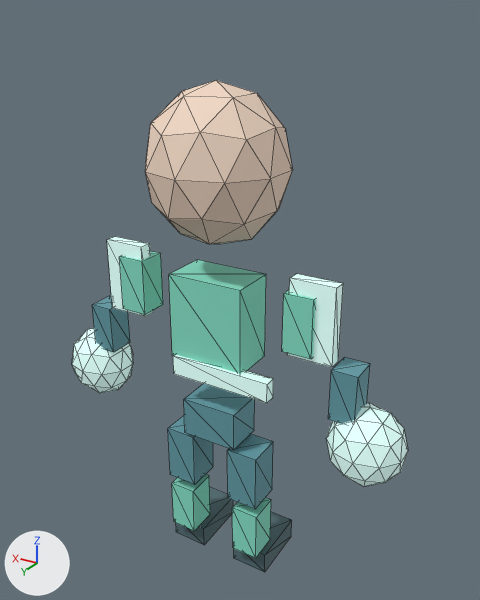
The glTF model game-godot/assets/characters/proxy/kaia-windrow.glb as it was, and as the next commit left it.
The view is the same before and after, from a camera (50 mm lens) standing at (-1.46, 2.24, 2.57) and looking at (-0.05, -0.1, 1.4). The lights are fixed; the arrows at lower left show +X, +Y and +Z. The picture after the commit comes second. Mesh edges are drawn as thin lines. Vertices at exactly the same position are counted once.

In view in the first picture: 'gale_sash', 'hand_L', 'hand_R', 'head_mesh', 'hips_mesh', 'lower_arm_L', 'torso_mesh', 'upper_arm_R', 'upper_leg_L', 'upper_leg_R', 'wing_sleeve_L', 'wing_sleeve_R' and 6 more.
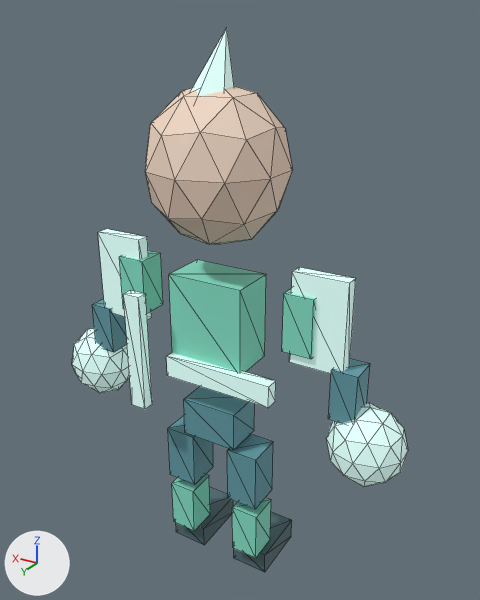
Diff of the bpy script that builds the scene:
```diff
--- a/game-godot/assets/characters/proxy/kaia-windrow.glb.py
+++ b/game-godot/assets/characters/proxy/kaia-windrow.glb.py
@@ me_cube_012 @@
 # used by ob_gale_sash; location = (0.0, 0.0, 0.0)
-me_cube_012.from_pydata(...)  # 8 vertices, 12 faces; spans x -0.32..0.16, y 0.073..0.127, z 1.075..1.165
+me_cube_012.from_pydata(...)  # 8 vertices, 12 faces; spans x -0.34..0.18, y 0.09..0.15, z 1.07..1.17
+# me_cube_012 part 1: the whole mesh is scaled about its middle by (1.08, 1.09, 1.11), then moved by (0.0, 0.02, 0.0)
 me_cube_012.materials.append(mat_kaia_windrow_accent)
@@ me_cube_013 @@
 # used by ob_wing_sleeve_l; location = (0.0, 0.0, 0.0)
-me_cube_013.from_pydata(...)  # 8 vertices, 12 faces; spans x -0.57..-0.37, y -0.01..0.05, z 1.28..1.62
+me_cube_013.from_pydata(...)  # 8 vertices, 12 faces; spans x -0.62..-0.38, y -0.01..0.05, z 1.25..1.65
+# me_cube_013 part 2: the whole mesh is scaled about its middle by (1.2, 1, 1.18), then moved by (-0.03, 0.0, 0.0)
 me_cube_013.materials.append(mat_kaia_windrow_accent)
@@ me_cube_014 @@
 # used by ob_wing_sleeve_r; location = (0.0, 0.0, 0.0)
-me_cube_014.from_pydata(...)  # 8 vertices, 12 faces; spans x 0.37..0.57, y -0.01..0.05, z 1.28..1.62
+me_cube_014.from_pydata(...)  # 8 vertices, 12 faces; spans x 0.38..0.62, y -0.01..0.05, z 1.25..1.65
+# me_cube_014 part 3: the whole mesh is scaled about its middle by (1.2, 1, 1.18), then moved by (0.03, 0.0, 0.0)
 me_cube_014.materials.append(mat_kaia_windrow_accent)
@@ me_cone @@
+me_cone.from_pydata([(0.0, 0.161, 2.241), (0.104, 0.105, 2.218), (0.104, -0.005, 2.171), (0.0, -0.06, 2.147), (-0.104, -0.005, 2.171), (-0.104, 0.105, 2.218), (0.0, -0.09, 2.526)], [], [(0, 6, 1), (1, 6, 2), (2, 6, 3), (3, 6, 4), (5, 0, 1), (1, 2, 3), (3, 4, 5), (1, 3, 5), (4, 6, 5), (5, 6, 0)])
+me_cone.materials.append(mat_kaia_windrow_accent)  # pale green #ddfff9, glowing grey #657673
@@ me_cube_013_1 @@
+me_cube_013_1.from_pydata(...)  # a box spanning x 0.24..0.32, y 0.195..0.245, z 0.925..1.475
+me_cube_013_1.materials.append(mat_kaia_windrow_accent)  # pale green #ddfff9, glowing grey #657673
@@ ob_wind_crest @@
+ob_wind_crest = bpy.data.objects.new('wind_crest', me_cone)
+ob_wind_crest.location = (0.0, 0.0, 0.0)
@@ ob_gale_ribbon @@
+ob_gale_ribbon = bpy.data.objects.new('gale_ribbon', me_cube_013_1)
+ob_gale_ribbon.location = (0.0, 0.0, 0.0)
```

What differs and where, as boxes (x1, y1, x2, y2) in the pictures (480 x 600 px):
'wing_sleeve_L', moved, rescaled (19% wider, 15% taller): before (287, 274, 343, 367); after (289, 267, 356, 374)
'gale_sash', moved, rescaled (10% wider, 14% taller): before (173, 355, 273, 403); after (166, 353, 276, 408)
'gale_ribbon', added: after (123, 290, 152, 409)
'wing_sleeve_R', moved, rescaled (17% wider, 14% taller): before (107, 237, 153, 317); after (98, 229, 152, 320)
'wind_crest', added: after (191, 28, 234, 96)
